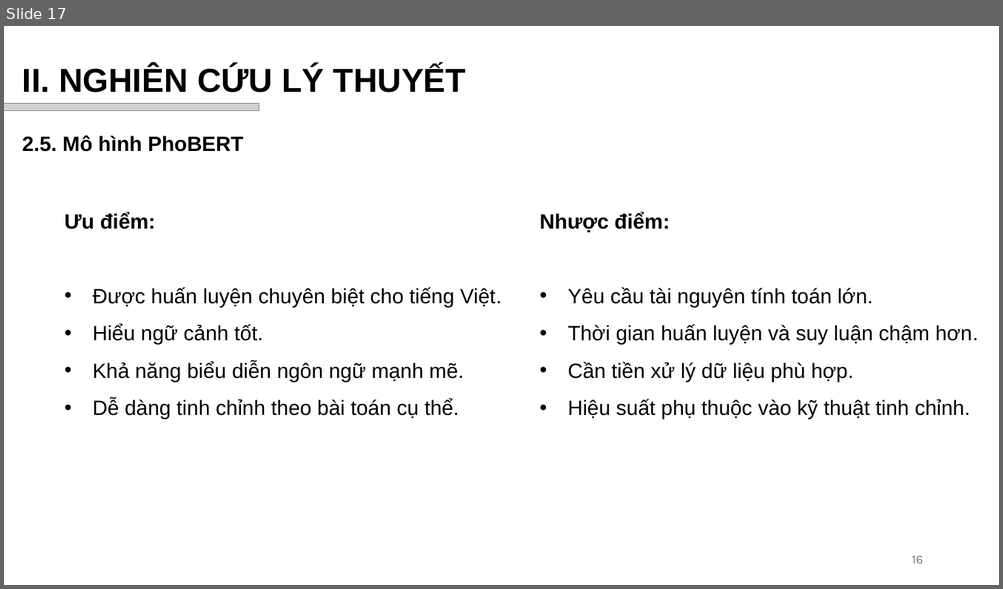
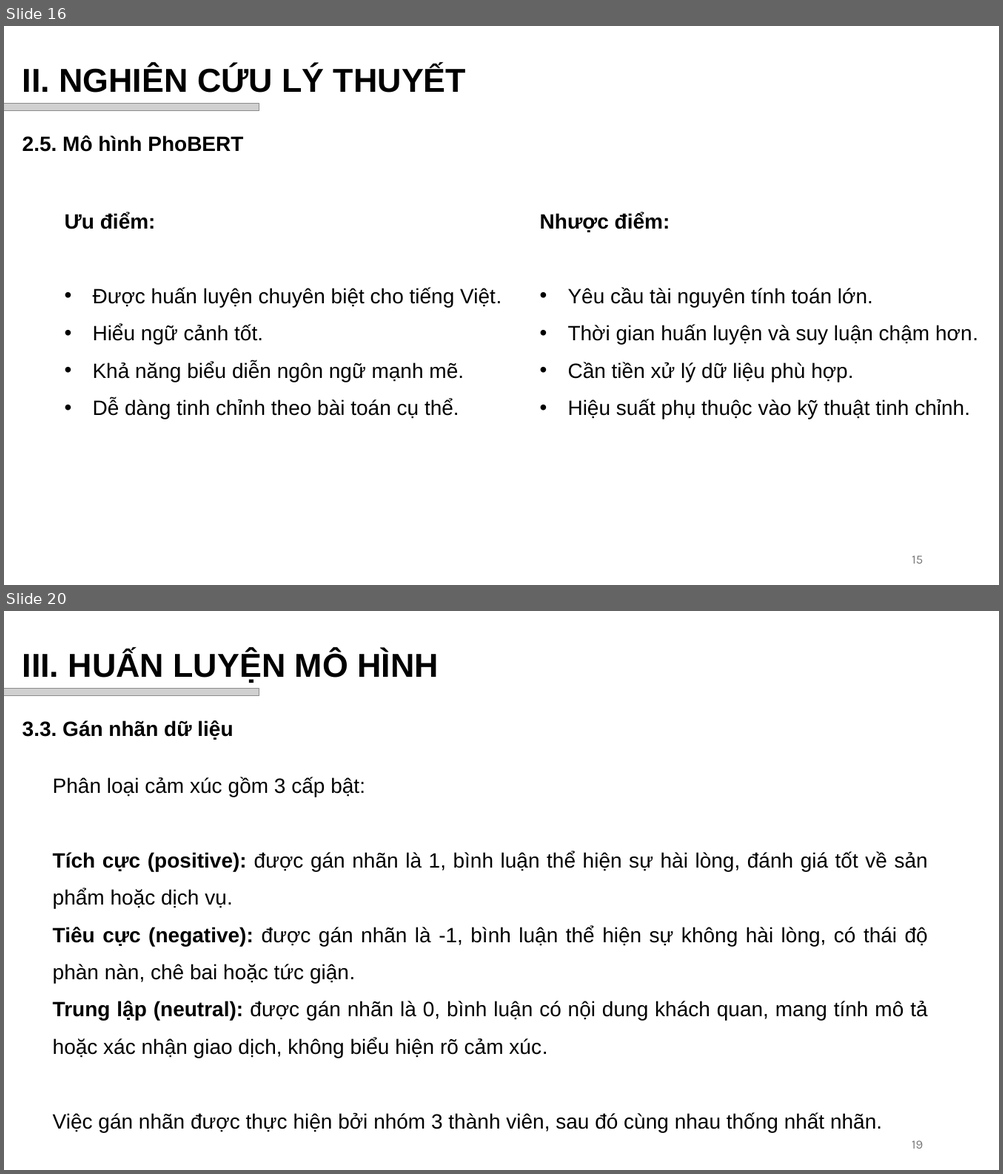
Before and after one commit to vhiepp/tn-da21ttb-110121209-duongvanhiep-sentiment-analysis, a slide deck: docs/pptx/Dương Văn Hiệp_110121209_DA21TTB.pptx. Shown one above the other, each under a label of ours: slide 17 before the commit, slides 16 and 20 after it; the slides between them are not shown. The pictures are 1003x589 and 1003x1174 pixels, drawn with LibreOffice and Linux fonts; fonts in the diff are those of the drawing; grey boxes stand for pictures; background and template pictures are left out. Boxes give left, top, right and bottom in pixels: in the first picture for what was removed or moved away, otherwise in the second. Text is boxed around its words. In the diff, an @@ line names an element or a change of style, - is before the commit and + after.

```diff
--- a/docs/pptx/Dương Văn Hiệp_110121209_DA21TTB.pptx
+++ b/docs/pptx/Dương Văn Hiệp_110121209_DA21TTB.pptx
@@ slide 20 added at (x1=4, y1=611, x2=999, y2=1170), background #FFFFFF @@
@@ text added at (x1=22, y1=651, x2=439, y2=683), 32 pt, text #000000, bold @@
+III. HUẤN LUYỆN MÔ HÌNH
@@ picture added at (x1=4, y1=689, x2=259, y2=696) @@
@@ text added at (x1=22, y1=721, x2=233, y2=740), 20 pt, text #000000, bold @@
+3.3. Gán nhãn dữ liệu
@@ text added at (x1=53, y1=777, x2=928, y2=1133), 20 pt, text #000000 @@
+Phân loại cảm xúc gồm 3 cấp bật:
+Tích cực (positive): được gán nhãn là 1, bình luận thể hiện sự hài lòng, đánh giá tốt về sản phẩm hoặc dịch vụ.
+Tiêu cực (negative): được gán nhãn là -1, bình luận thể hiện sự không hài lòng, có thái độ phàn nàn, chê bai hoặc tức giận.
+Trung lập (neutral): được gán nhãn là 0, bình luận có nội dung khách quan, mang tính mô tả hoặc xác nhận giao dịch, không biểu hiện rõ cảm xúc.
+Việc gán nhãn được thực hiện bởi nhóm 3 thành viên, sau đó cùng nhau thống nhất nhãn.
@@ page number added at (x1=911, y1=1141, x2=922, y2=1149), 12 pt, text #797979 @@
+19
@@ what was slide 17 is now slide 16 @@
@@ page number at (x1=911, y1=556, x2=922, y2=564): text changed @@
-16
+15
```
Also in this commit, not shown: 2 slides changed, 17 other slides added, 1 slide removed, 1 other file.
